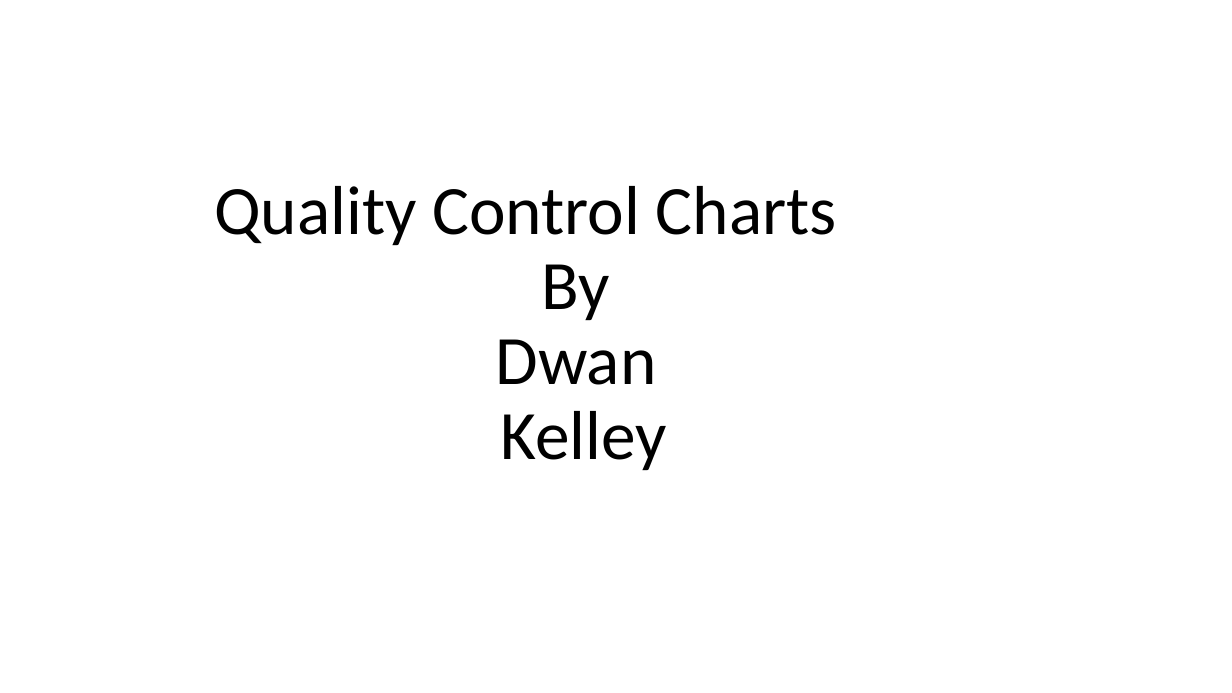
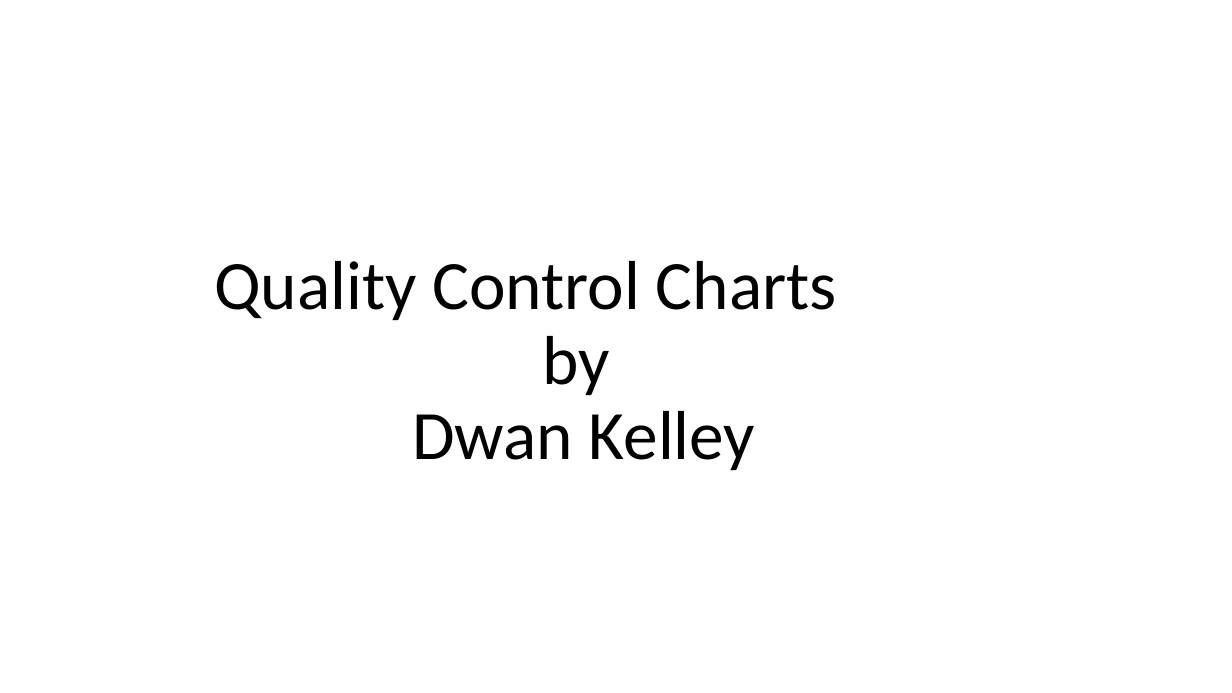
Before and after one commit to dwankelley/Quality_Control_Chart_Classification, a slide deck: slide 1 of Quality_Control_Chart_Classification_2.pptx. Drawn at 1232x693 pixels with LibreOffice and Linux fonts; fonts in the diff are those of the drawing. Boxes give left, top, right and bottom in pixels: in the first picture for what was removed or moved away, otherwise in the second. Text is boxed around its words. In the diff, an @@ line names an element or a change of style, - is before the commit and + after.

```diff
--- a/Quality_Control_Chart_Classification_2.pptx
+++ b/Quality_Control_Chart_Classification_2.pptx
@@ title at bbox=[214, 261, 837, 471]: text changed @@
-Quality Control Charts
-By
-Dwan
-Kelley
+Quality Control Charts
+by
+Dwan Kelley
```
Also in this commit, not shown: 4 other slides changed, 7 slides added, 6 slides removed.
